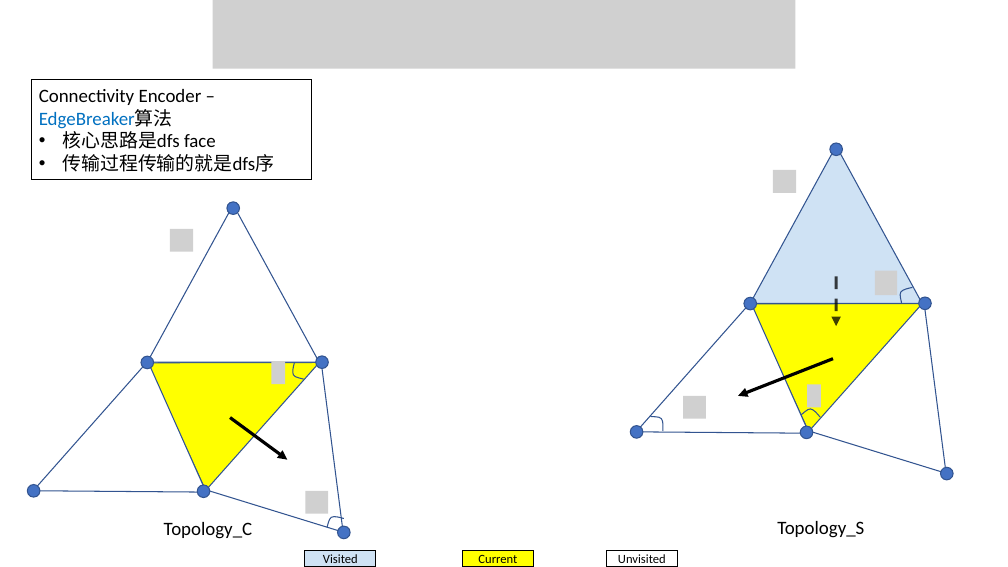
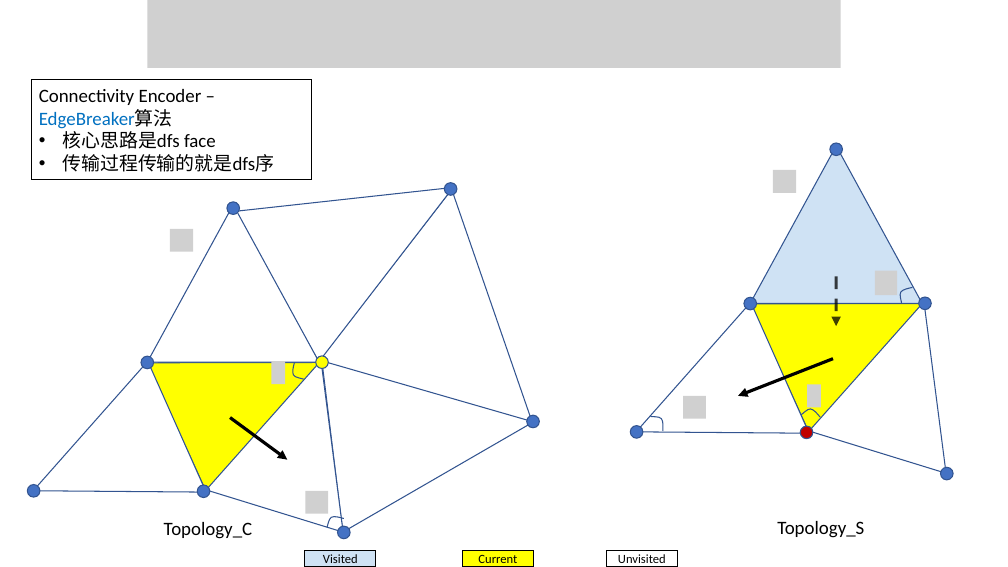
Before and after one commit to BigBang019/Reading, a slide deck: slide 7 of draco/draco.pptx (slide 8 before the commit). Drawn at 1008x567 pixels with LibreOffice and Linux fonts; fonts in the diff are those of the drawing; grey boxes stand for pictures. Boxes give left, top, right and bottom in pixels: in the first picture for what was removed or moved away, otherwise in the second. Text is boxed around its words. In the diff, an @@ line names an element or a change of style, - is before the commit and + after.

```diff
--- a/draco/draco.pptx
+++ b/draco/draco.pptx
@@ picture: place and size @@
-picture at (212,0,796,69)
+picture at (147,0,841,68)
@@ triangle added at (235,113,496,362), fill #FFFFFF, outline #325491 1 pt @@
@@ triangle added at (278,190,534,486), fill #FFFFFF, outline #325491 1 pt @@
@@ ellipse added at (445,183,457,196), fill #4472C4, outline #325491 1 pt @@
@@ ellipse at (316,356,329,369): fill #4472C4 to #FFFF00 @@
@@ triangle added at (322,336,544,532), fill #FFFFFF, outline #325491 1 pt @@
@@ ellipse added at (527,415,540,428), fill #4472C4, outline #325491 1 pt @@
@@ ellipse at (801,426,814,439): fill #4472C4 to #C00000 @@
```
Also in this commit, not shown: 6 other slides changed, 4 slides added, 3 slides removed, 13 other files.
